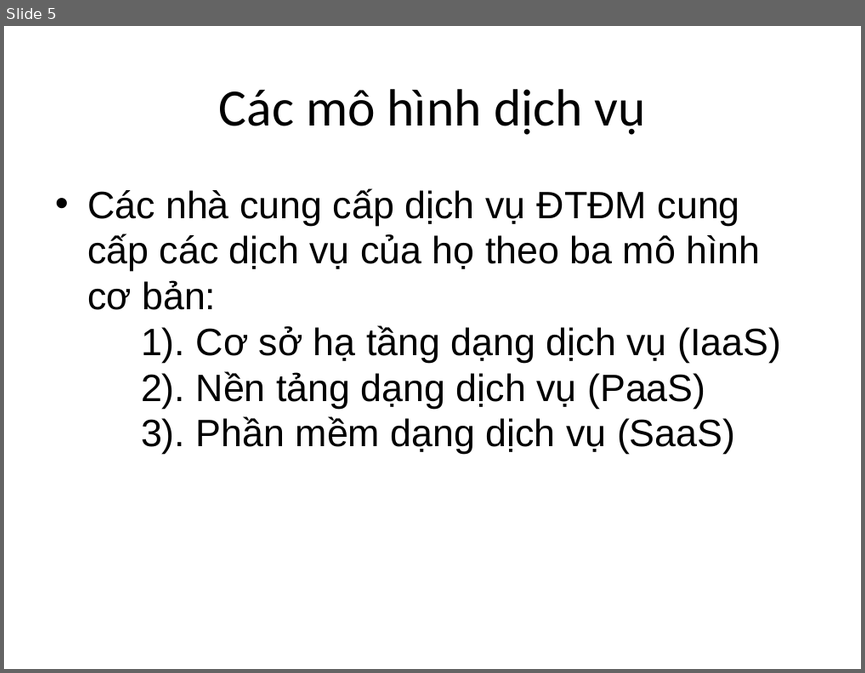
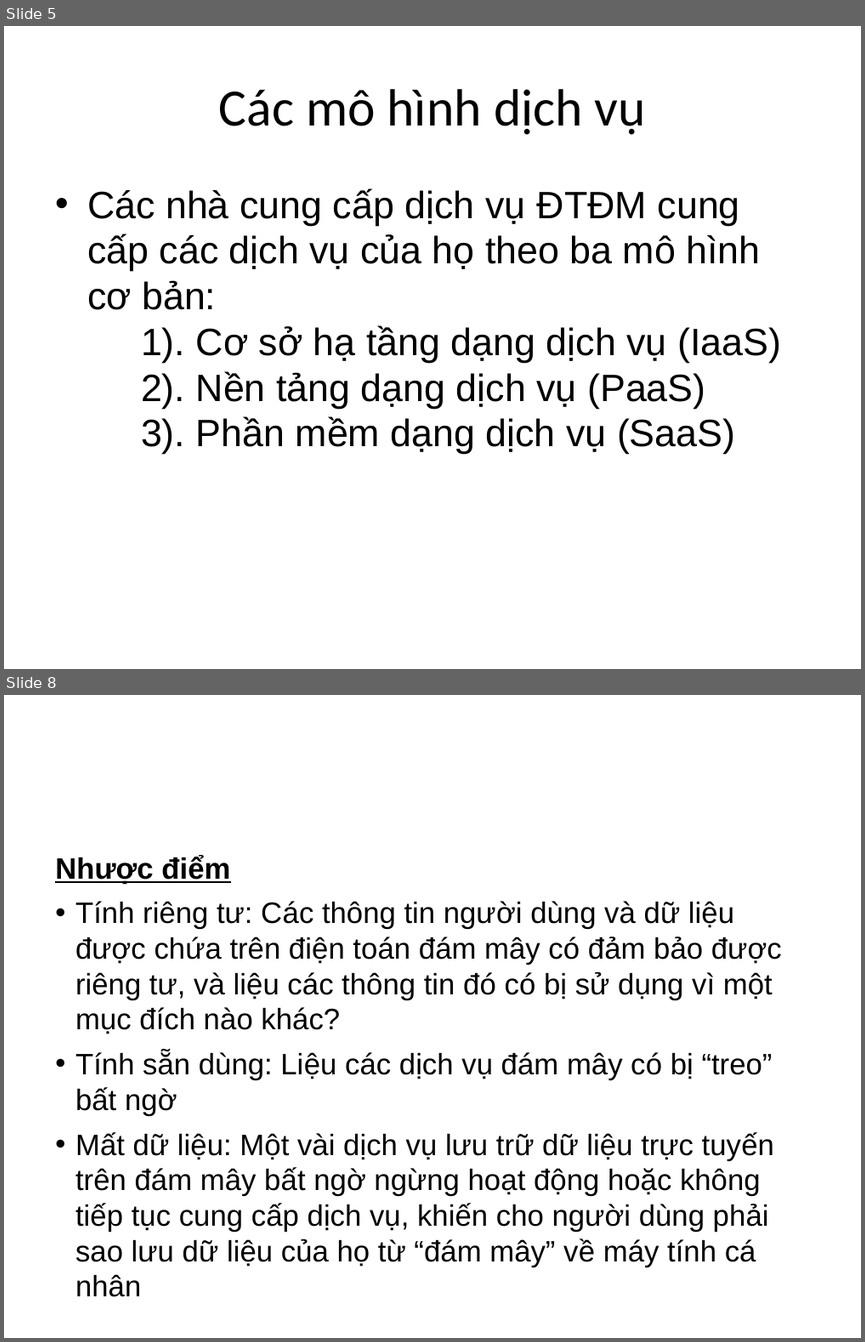
Before and after one commit to ndlongit/longnd-data, a slide deck: Temp/Bai tap ky nang - NDL.ppt. Shown one above the other, each under a label of ours: slide 5 before the commit, slides 5 and 8 after it; the slides between them are not shown. The pictures are 865x673 and 865x1342 pixels, drawn with LibreOffice and Linux fonts; fonts in the diff are those of the drawing. Boxes give left, top, right and bottom in pixels: in the first picture for what was removed or moved away, otherwise in the second. Text is boxed around its words. In the diff, an @@ line names an element or a change of style, - is before the commit and + after.

```diff
--- a/Temp/Bai tap ky nang - NDL.ppt
+++ b/Temp/Bai tap ky nang - NDL.ppt
@@ slide 8 added at [4,695,861,1338], background #FFFFFF @@
@@ text added at [55,855,782,1267], 24.8 pt, text #000000 @@
+Nhược điểm
+• Tính riêng tư: Các thông tin người dùng và dữ liệu được chứa trên điện toán đám mây có đảm bảo được riêng tư, và liệu các thông tin đó có bị sử dụng vì một mục đích nào khác?
+• Tính sẵn dùng: Liệu các dịch vụ đám mây có bị “treo” bất ngờ
+• Mất dữ liệu: Một vài dịch vụ lưu trữ dữ liệu trực tuyến trên đám mây bất ngờ ngừng hoạt động hoặc không tiếp tục cung cấp dịch vụ, khiến cho người dùng phải sao lưu dữ liệu của họ từ “đám mây” về máy tính cá nhân
```
Also in this commit, not shown: 1 slide changed, 2 other slides added.
